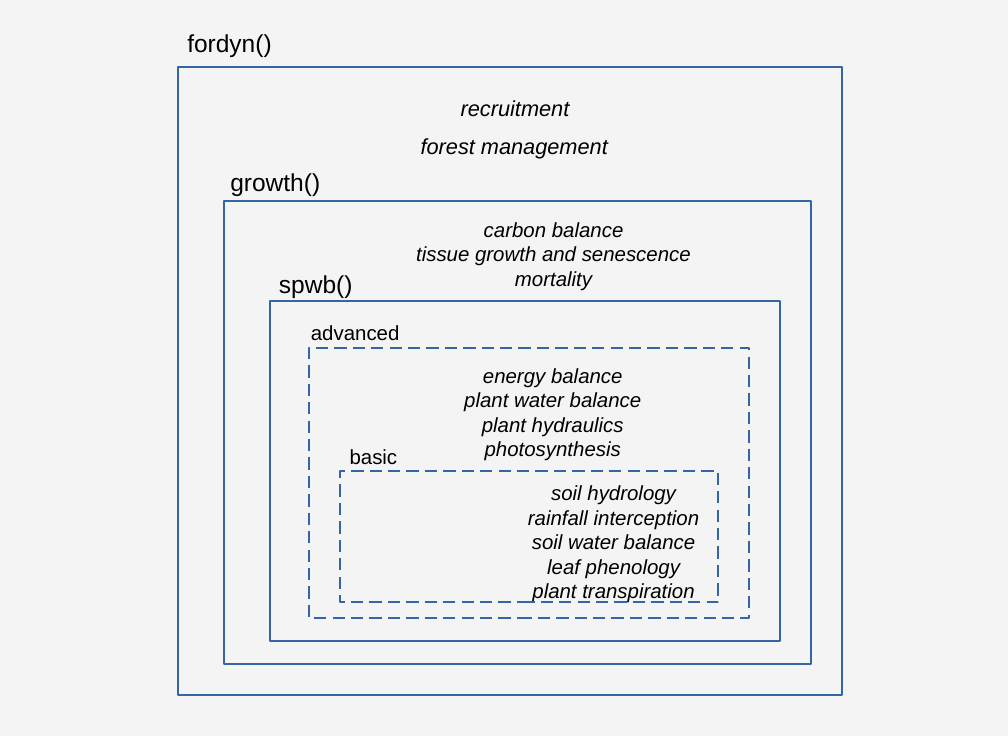
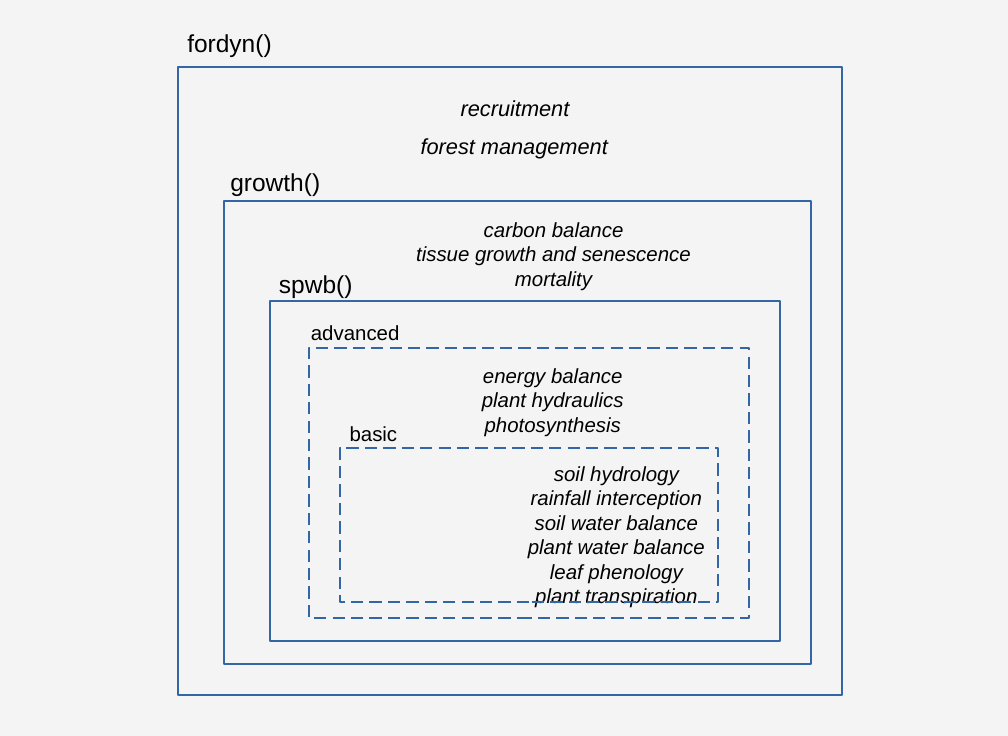
Before and after one commit to emf-creaf/medfatebook, a slide deck: slide 9 of Hydraulics.odp. Drawn at 1008x736 pixels with LibreOffice and Linux fonts; fonts in the diff are those of the drawing. Boxes give left, top, right and bottom in pixels: in the first picture for what was removed or moved away, otherwise in the second. Text is boxed around its words. In the diff, an @@ line names an element or a change of style, - is before the commit and + after.

```diff
--- a/Hydraulics.odp
+++ b/Hydraulics.odp
@@ text "basic": place and size @@
-text "basic" at box(350, 449, 398, 465)
+text "basic" at box(350, 426, 398, 442)
@@ text at box(464, 392, 642, 412): paragraph removed @@
-plant water balance
@@ rectangle: place and size @@
-rectangle at box(339, 471, 718, 602)
+rectangle at box(339, 448, 718, 602)
@@ text "soil hydrology": place and size @@
-text "soil hydrology" at box(528, 485, 700, 603)
+text "soil hydrology" at box(528, 466, 705, 608)
@@ text at box(528, 539, 705, 559): paragraph added @@
+plant water balance
```
Also in this commit, not shown: 3 other slides changed, 10 other files.
